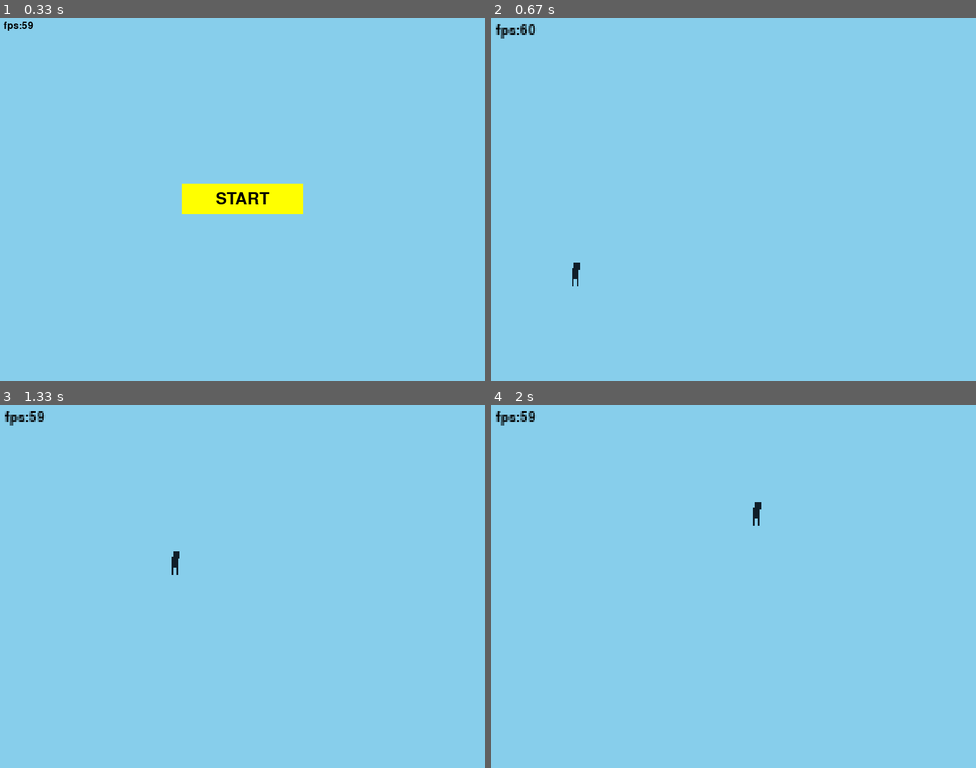
Above: before the commit, frames 1-4 (two rows, left to right).
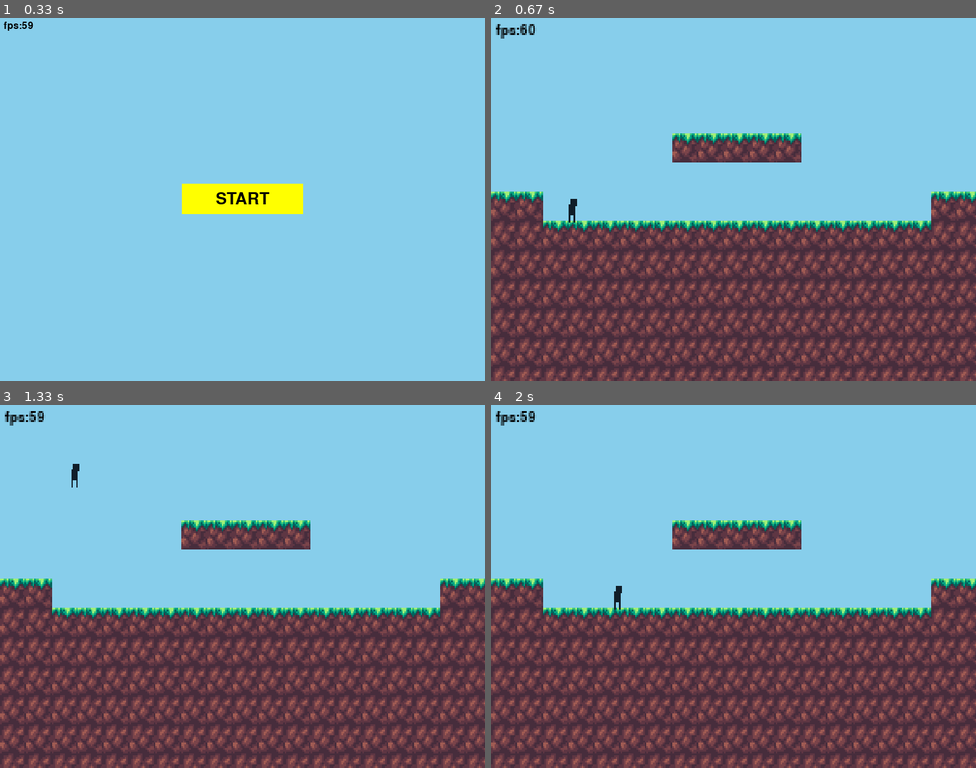
Above: after the commit, the same moments.

Repository: LTstrange/PyGameEngine
Game: pygame game, started from examples/platformer/platformer.py
Same seed, same stepped clock (60 frames per second), same inputs: the game is played once before the commit and once after it.
Inputs (mouse positions are in pixels of both pictures, inside the frame that each line leads up to):
- Up to frame 1 (0.33 s): no input
- Up to frame 2 (0.67 s): click (733, 199) at 0.38 s
- Up to frame 3 (1.33 s): hold Right 0.67-1.13 s; hold Up from 1.17 s (still down)
- Up to frame 4 (2 s): release Up at 1.47 s; hold Right 1.5-1.97 s

Frame 1 is identical in both runs. In frame 2, 48% of the frame differs, in the area x 0-100%, y 31-100%; in frame 3, 48%, in the area x 0-100%, y 16-100%; in frame 4, 48%.

Commit message:
Implement TileMap.py.

Diff:
--- a/PyGameEngine/TileMap.py
+++ b/PyGameEngine/TileMap.py
@@ -1,23 +1,44 @@
 # -*- coding: utf-8 -*-
 # @Time    : 2021/10/20 16:59
 # @Author  : LTstrange
+from os import PathLike
+from typing import Union, Tuple
+
 import pygame
 from pygame.color import THECOLORS
+from pygame.math import Vector2
+from pygame.rect import Rect
+from pygame.surface import Surface
 
 
 class TileMap:
-    def __init__(self, pos, tile_size):
+    def __init__(self, pos, tile_size: Tuple[int, int]):
         self.pos = pos
         self.tile_map = []
         self.tile_size = tile_size
-        self.tile_size = pygame.Rect(0, 0, *tile_size)
 
-        self.tile_mapper = {0: pygame.Surface(tile_size).convert_alpha()}
-        img = pygame.Surface(tile_size).convert_alpha()
-        img.fill(THECOLORS['red'])
-        self.tile_mapper[1] = img
+        self.tile_mapper = dict()
+        self.scroll = Vector2()
 
-    def load_map(self, path):
+    def load_map(self, path: str):
         with open(path, 'r') as f:
             data = f.read()
         self.tile_map = [list(row) for row in data.split('\n')]
+
+    def add_tile_img(self, key: str, path):
+        image = pygame.image.load(path)
+        self.tile_mapper[key] = image
+
+    def draw_map(self):
+        height = len(self.tile_map)
+        width = len(self.tile_map[0])
+        image = Surface((self.tile_size[0] * width, self.tile_size[1] * height)).convert_alpha()
+        image.fill((0, 0, 0, 0))
+        tile_rects = []
+        for y, row in enumerate(self.tile_map):
+            for x, tile in enumerate(row):
+                if tile != '0':
+                    tile_rects.append(Rect(x * 16, y * 16, 16, 16))
+                    image.blit(self.tile_mapper[tile], (x * self.tile_size[0] - self.scroll.x,
+                                                        y * self.tile_size[0] - self.scroll.y))
+        return image, tile_rects
--- a/examples/platformer/platform.py
+++ b/examples/platformer/platformer.py
@@ -3,7 +3,7 @@
 # @Author  : LTstrange
 
 """
-The code is modified from DaFluffyPotato's pygame tutorial, material from DaFluffyPotato's pygame tutorial
+The code is modified from DaFluffyPotato's pygame tutorial, images also from DaFluffyPotato's pygame tutorial
 """
 
 import pygame
@@ -34,6 +34,10 @@
     def __init__(self, game, bg_color):
         super().__init__(game, bg_color)
         self.tilemap = TileMap((0, 0), (16, 16))
+        self.tilemap.load_map('map.txt')
+        self.tilemap.add_tile_img('1', 'dirt.png')
+        self.tilemap.add_tile_img('2', 'grass.png')
+        _, self.tile_rects = self.tilemap.draw_map()
         self.display = Surface((300, 200))
 
     def set_layout(self):
@@ -44,29 +48,76 @@
 
     def draw(self):
         self.display.blit(self.background, self.background.get_rect())
+
+        img, tile_rects = self.tilemap.draw_map()
+        self.display.blit(img, (0, 0))
+
         for group in self.groups:
             group.draw(self.display)
         self.game.screen.blit(pygame.transform.scale(self.display, WIN_SIZE), (0, 0))
+
+    def update(self, *args, **kwargs):
+        for group in self.groups:
+            group.update(*args, **kwargs, tiles=self.tile_rects)
 
 
 class Character(Object):
     def __init__(self, game, pos, color, groups: AbstractGroup):
         super().__init__(game, pos, (0, 0), color, groups)
         self.velocity = Vector2()
+        self.air_timer = 0
 
         self._image = pygame.image.load('player.png')
         self._image.set_colorkey(THECOLORS['white'])
-        self.__rect = self._image.get_rect()
+        self._rect = self._image.get_rect()
 
     def update(self, *args, **kwargs):
         if self.pos[1] > 200 - self.rect.height:
             self.velocity.y = -abs(self.velocity.y)
         else:
             self.velocity.y += 0.2 * self.game.delta_time * 100
-        self.pos += self.velocity * self.game.delta_time * 100
 
         axis = self.game.input.axis
+        axis = axis if axis.length() <= 1 else axis.normalize()
+
+        collision_type = {'top': False, 'bottom': False, 'right': False, 'left': False}
         self.pos.x += axis.x * self.game.delta_time * 120
+        tiles = kwargs.get('tiles')
+        hit_list = self.collision_test(tiles)
+        for tile in hit_list:
+            if axis.x > 0:
+                self.pos.x = tile.left - self.rect.w / 2
+                collision_type['right'] = True
+            elif axis.x < 0:
+                self.pos.x = tile.right + self.rect.w / 2
+                collision_type['left'] = True
+
+        self.pos.y += self.velocity.y * self.game.delta_time * 100
+        hit_list = self.collision_test(tiles)
+        for tile in hit_list:
+            if self.velocity.y > 0:
+                self.pos.y = tile.top - self.rect.h / 2
+                collision_type['bottom'] = True
+            elif self.velocity.y < 0:
+                self.pos.y = tile.bottom + self.rect.h / 2
+                collision_type['top'] = True
+
+        if collision_type['top']:
+            self.velocity.y = 0
+        if collision_type['bottom']:
+            self.velocity.y = 0
+            self.air_timer = 0
+        else:
+            self.air_timer += 1
+
+        if axis.y < 0:
+            if self.air_timer < 6:
+                self.velocity.y = -5
+
+    def collision_test(self, tiles):
+        indexes = self.rect.collidelistall(tiles)
+        hit_list = [tiles[ind] for ind in indexes]
+        return hit_list
 
 
 class Game:
